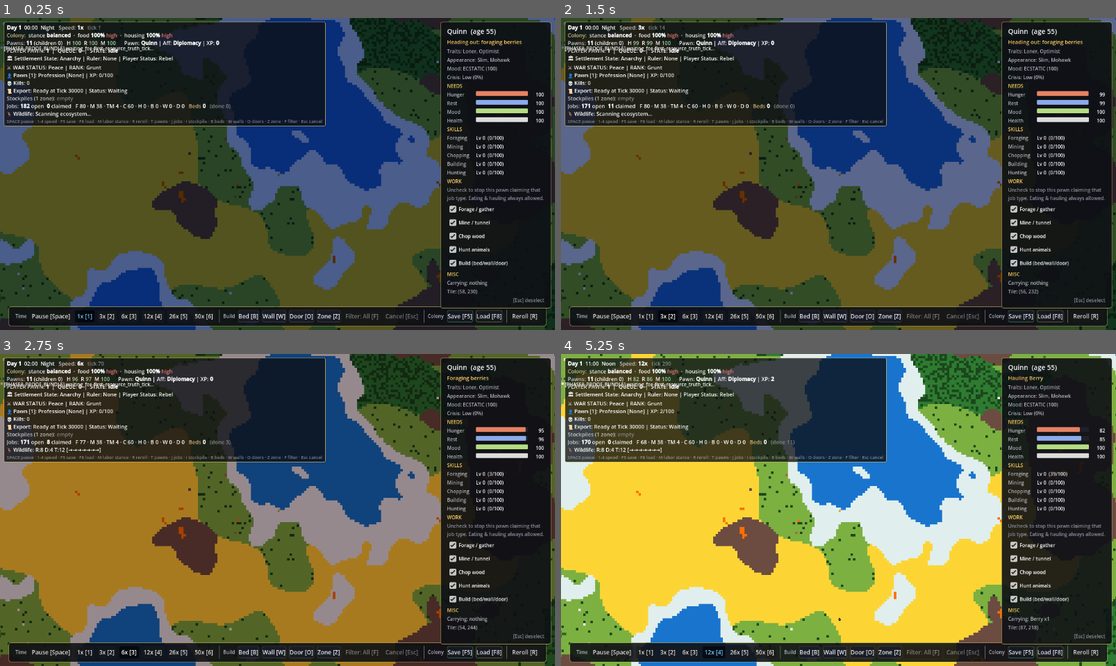
Above: before the commit, frames 1-4 (two rows, left to right).
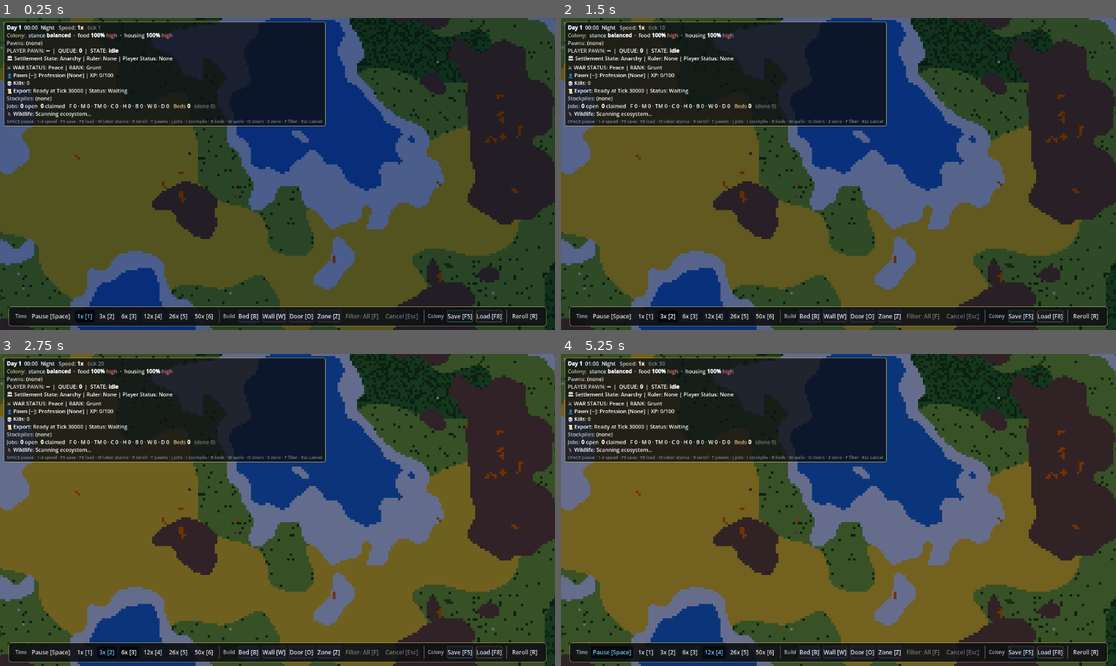
Above: after the commit, the same moments.

Repository: PVAGR/HeelKawn1
Game: Godot game, scene res://scenes/main/Main.tscn
Same seed, same stepped clock (60 frames per second), same inputs: the game is played once before the commit and once after it.
Inputs (mouse positions are in pixels of both pictures, inside the frame that each line leads up to):
- Up to frame 1 (0.25 s): no input
- Up to frame 2 (1.5 s): click "1x [1]" at 0.5 s; click "3x [2]" at 1.25 s
- Up to frame 3 (2.75 s): click "6x [3]" at 2 s
- Up to frame 4 (5.25 s): tap Enter at 2.75, 2.85 s; move the mouse to (960, 494) at 2.77 s; hold Right (ui_right) 2.78-3.5 s; click (960, 494) at 2.92 s; tap Space at 3.02 s; click "12x [4]" at 3.5 s; drag from (727, 525) to (810, 572) at 4.27 s; move the mouse to (894, 441) at 5.02 s; hold Right (ui_right) from 5.03 s (still down); hold Shift from 5.03 s (still down)

The runs differ from the first frame. In frame 1, 12% of the frame differs, in the area x 0-100%, y 1-94%; in frame 2, 19%; in frame 3, 62%; in frame 4, 83%, in the area x 0-100%, y 0-100%.
Error after the commit: Parse Error: Expected variable name after "var". (res://autoloads/SettlementMemory.gd:2182)

Commit message:
Add debug audit for derived resource balance
Made-with: Cursor

Diff:
--- a/autoloads/SettlementMemory.gd
+++ b/autoloads/SettlementMemory.gd
@@ -2163,6 +2163,45 @@
 			RESOURCE_BALANCE_MATERIAL_STOCKED_MAX
 	)
 	return out
+
+
+func resource_balance_audit_snapshot_for_settlement(st: Dictionary) -> Dictionary:
+	var rt_v: Variant = st.get("resource_truth", _default_resource_truth_snapshot())
+	var rt: Dictionary = rt_v as Dictionary if rt_v is Dictionary else _default_resource_truth_snapshot()
+	var rb_v: Variant = st.get("resource_balance", _default_resource_balance_snapshot())
+	var rb: Dictionary = rb_v as Dictionary if rb_v is Dictionary else _default_resource_balance_snapshot()
+	var expected: Dictionary = _derive_settlement_resource_balance_snapshot(st)
+	var food_actual: String = str(rb.get("food_balance", "DEFICIT"))
+	var wood_actual: String = str(rb.get("wood_balance", "DEFICIT"))
+	var stone_actual: String = str(rb.get("stone_balance", "DEFICIT"))
+	var ore_actual: String = str(rb.get("ore_proxy_balance", "DEFICIT"))
+	var food_expected: String = str(expected.get("food_balance", "DEFICIT"))
+	var wood_expected: String = str(expected.get("wood_balance", "DEFICIT"))
+	var stone_expected: String = str(expected.get("stone_balance", "DEFICIT"))
+	var ore_expected: String = str(expected.get("ore_proxy_balance", "DEFICIT"))
+	var pass: bool = (
+			food_actual == food_expected
+			and wood_actual == wood_expected
+			and stone_actual == stone_expected
+			and ore_actual == ore_expected
+	)
+	return {
+		"result": "PASS" if pass else "FAIL",
+		"center_region": int(rt.get("center_region", int(st.get("center_region", -1)))),
+		"snapshot_tick": int(rt.get("snapshot_tick", -1)),
+		"food_count": int(rt.get("stock_food", 0)),
+		"wood_count": int(rt.get("stock_wood", 0)),
+		"stone_count": int(rt.get("stock_stone", 0)),
+		"ore_proxy_count": int(rt.get("stock_ore_proxy", 0)),
+		"food_expected": food_expected,
+		"wood_expected": wood_expected,
+		"stone_expected": stone_expected,
+		"ore_proxy_expected": ore_expected,
+		"food_actual": food_actual,
+		"wood_actual": wood_actual,
+		"stone_actual": stone_actual,
+		"ore_proxy_actual": ore_actual,
+	}
 
 
 func _zone_overlaps_region_set(z: Stockpile, region_set: Dictionary) -> bool:
--- a/scenes/main/Main.gd
+++ b/scenes/main/Main.gd
@@ -130,6 +130,7 @@
 var _kernel_diagnostic: KernelDiagnostic = null
 var _phase8_proof_overlay_layer: CanvasLayer = null
 var _phase8_proof_overlay_text: RichTextLabel = null
+var _resource_balance_audit_last_key: String = ""
 var _kill_count: int = 0
 ## Pixel radius around a pawn that counts as a click hit. Pawns draw at
 ## DRAW_RADIUS=3.5; we add a generous slop so moving targets are easy to grab.
@@ -2956,6 +2957,37 @@
 	var rb_tick: int = int(resource_balance.get("snapshot_tick", -1))
 	var rb_center: int = int(resource_balance.get("center_region", -1))
 	var rb_source: String = str(resource_balance.get("source", "stock_truth_derived_first_pass"))
+	var rb_audit: Dictionary = SettlementMemory.resource_balance_audit_snapshot_for_settlement(settlement_data)
+	var rb_audit_result: String = str(rb_audit.get("result", "n/a"))
+	var rb_audit_tick: int = int(rb_audit.get("snapshot_tick", -1))
+	var rb_audit_center: int = int(rb_audit.get("center_region", -1))
+	var rb_audit_key: String = "%d:%d" % [rb_audit_center, rb_audit_tick]
+	if OS.is_debug_build() and rb_audit_tick >= 0 and rb_audit_center >= 0 and rb_audit_key != _resource_balance_audit_last_key:
+		_resource_balance_audit_last_key = rb_audit_key
+		print(
+				(
+						"[RESOURCE_BALANCE_AUDIT] tick=%d center_region=%d result=%s "
+						+ "food=%d=>%s(actual=%s) wood=%d=>%s(actual=%s) "
+						+ "stone=%d=>%s(actual=%s) ore_proxy=%d=>%s(actual=%s)"
+				)
+				% [
+					rb_audit_tick,
+					rb_audit_center,
+					rb_audit_result,
+					int(rb_audit.get("food_count", 0)),
+					str(rb_audit.get("food_expected", "DEFICIT")),
+					str(rb_audit.get("food_actual", "DEFICIT")),
+					int(rb_audit.get("wood_count", 0)),
+					str(rb_audit.get("wood_expected", "DEFICIT")),
+					str(rb_audit.get("wood_actual", "DEFICIT")),
+					int(rb_audit.get("stone_count", 0)),
+					str(rb_audit.get("stone_expected", "DEFICIT")),
+					str(rb_audit.get("stone_actual", "DEFICIT")),
+					int(rb_audit.get("ore_proxy_count", 0)),
+					str(rb_audit.get("ore_proxy_expected", "DEFICIT")),
+					str(rb_audit.get("ore_proxy_actual", "DEFICIT")),
+				]
+		)
 	var wf_phase: String = str(settlement_data.get("specialization_phase", SettlementMemory.SPECIALIZATION_PHASE_UNKNOWN))
 	var wf_locked_ch: String = str(settlement_data.get("specialization_channel", ""))
 	var wf_cand_ch: String = str(settlement_data.get("specialization_candidate_channel", ""))
@@ -3045,6 +3077,9 @@
 		"resource_balance_snapshot_tick": rb_tick,
 		"resource_balance_center_region": rb_center,
 		"resource_balance_source": rb_source,
+		"resource_balance_audit_result": rb_audit_result,
+		"resource_balance_audit_snapshot_tick": rb_audit_tick,
+		"resource_balance_audit_center_region": rb_audit_center,
 		"work_focus_phase": wf_phase,
 		"work_focus_display": wf_display,
 		"work_focus_confidence": wf_conf,
--- a/scripts/ui/ObserverHUD.gd
+++ b/scripts/ui/ObserverHUD.gd
@@ -164,6 +164,11 @@
 			int(s.get("resource_balance_center_region", -1)),
 			str(s.get("resource_balance_source", "stock_truth_derived_first_pass")),
 		]
+		+ "Resource Balance Audit: %s (tick=%d center=%d)\n" % [
+			str(s.get("resource_balance_audit_result", "n/a")),
+			int(s.get("resource_balance_audit_snapshot_tick", -1)),
+			int(s.get("resource_balance_audit_center_region", -1)),
+		]
 		+ "[i]Balance line is derived from stock truth only; it does not drive behavior.[/i]\n"
 		+ "[i]Specialization above stays proxy/job-pressure based; stock truth is observational only.[/i]\n"
 		+ "Intent: %s" % str(s.get("intent_summary", "n/a"))
